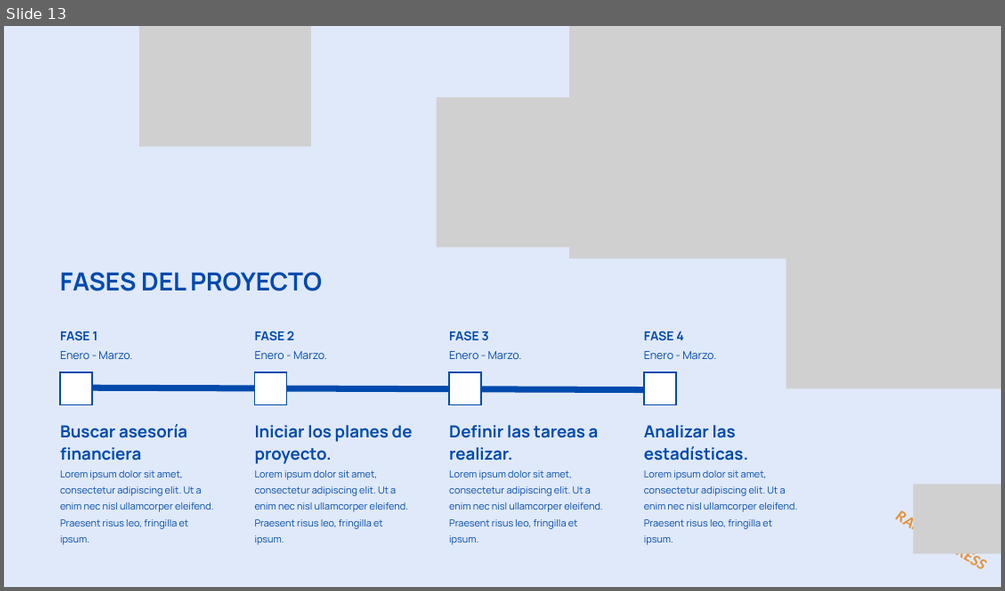
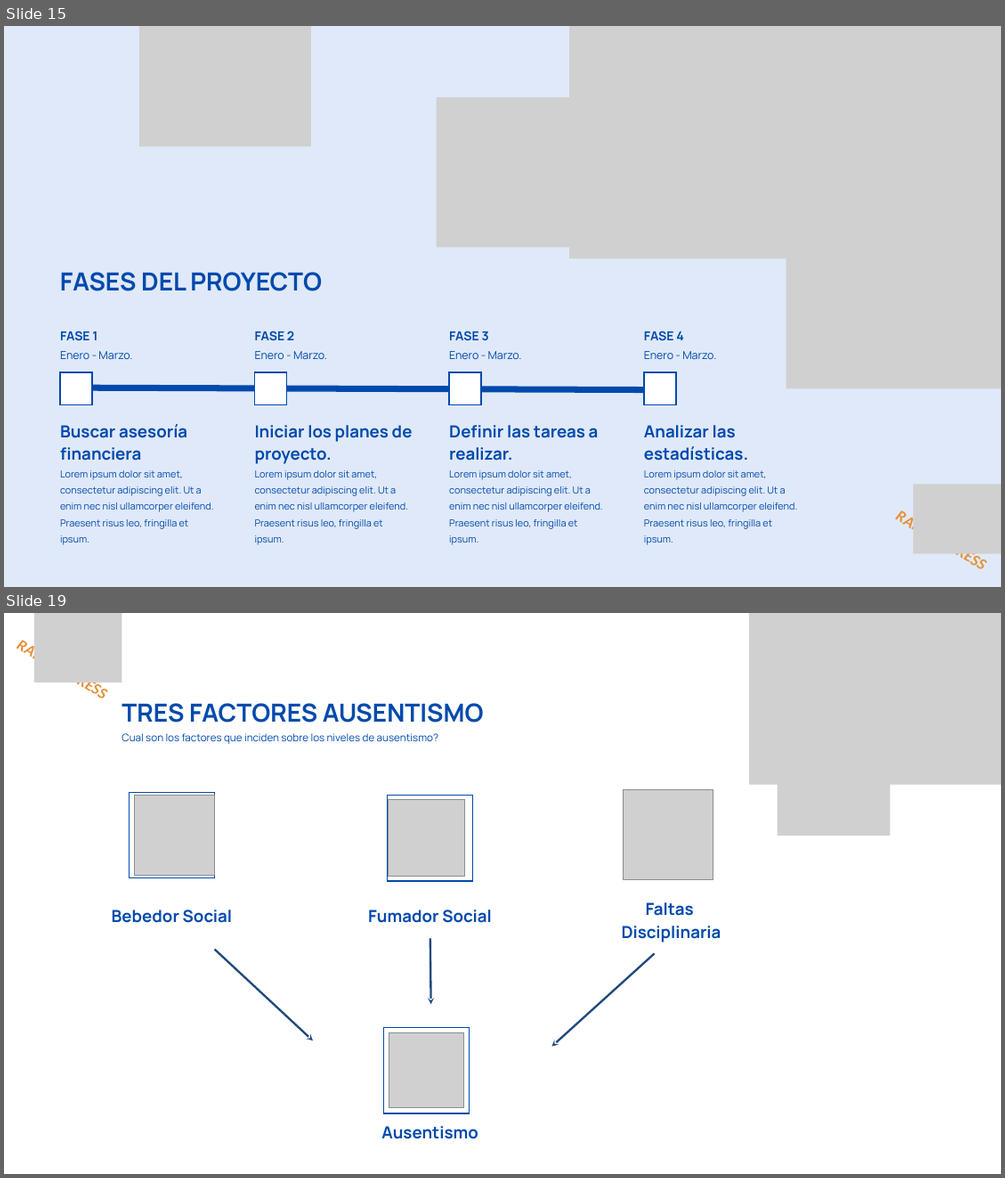
Before and after one commit to ITACADEMYprojectes/ProjecteData, a slide deck: Equip_28/Results/Analisis_PAP_and_ABL_RapidExpres_2026_04_05.pptx. Shown one above the other, each under a label of ours: slide 13 before the commit, slides 15 and 19 after it; the slides between them are not shown. The pictures are 1005x591 and 1005x1178 pixels, drawn with LibreOffice and Linux fonts; fonts in the diff are those of the drawing; grey boxes stand for pictures. Boxes give left, top, right and bottom in pixels: in the first picture for what was removed or moved away, otherwise in the second. Text is boxed around its words. In the diff, an @@ line names an element or a change of style, - is before the commit and + after.

```diff
--- a/Equip_28/Results/Analisis_PAP_and_ABL_RapidExpres_2026_04_05.pptx
+++ b/Equip_28/Results/Analisis_PAP_and_ABL_RapidExpres_2026_04_05.pptx
@@ slide 19 added at <box>4,613,1001,1174</box>, background #FFFFFF @@
@@ text added at <box>4,627,120,715</box>, 23 pt, text #E69138, bold, italic @@
+RAPID EXPRESS
@@ picture added at <box>34,613,121,682</box> @@
@@ picture added at <box>749,613,1001,785</box> @@
@@ text added at <box>121,703,484,722</box>, 36 pt, text #004AAD, bold @@
+TRES FACTORES AUSENTISMO
@@ text added at <box>121,733,438,744</box>, 15 pt, text #004AAD @@
+Cual son los factores que inciden sobre los niveles de ausentismo?
@@ picture added at <box>777,730,890,835</box> @@
@@ freeform shape added at <box>129,793,215,878</box>, fill #FFFFFF, outline #004AAD 1.88 pt @@
@@ picture added at <box>135,795,215,875</box> @@
@@ freeform shape added at <box>388,795,473,881</box>, fill #FFFFFF, outline #004AAD 1.88 pt @@
@@ picture added at <box>388,799,465,876</box> @@
@@ picture added at <box>623,789,712,880</box> @@
@@ text added at <box>622,902,721,942</box>, 24 pt, text #004AAD, bold @@
+  Faltas
+  Disciplinaria
@@ text added at <box>112,909,232,923</box>, 24 pt, text #004AAD, bold @@
+  Bebedor Social
@@ text added at <box>368,909,491,923</box>, 24 pt, text #004AAD, bold @@
+  Fumador Social
@@ arrow added from (215, 949) to (313, 1040), #1F497D 3 pt @@
@@ arrow added from (430, 939) to (430, 1005), #1F497D 3 pt @@
@@ arrow added from (655, 953) to (551, 1046), #1F497D 3 pt @@
@@ freeform shape added at <box>383,1028,469,1113</box>, fill #FFFFFF, outline #004AAD 1.88 pt @@
@@ picture added at <box>388,1032,464,1108</box> @@
@@ text added at <box>381,1126,477,1139</box>, 24 pt, text #004AAD, bold @@
+  Ausentismo
@@ what was slide 13 is now slide 15 @@
```
Also in this commit, not shown: 4 slides changed, 13 other slides added, 3 slides removed, 2 other files.
